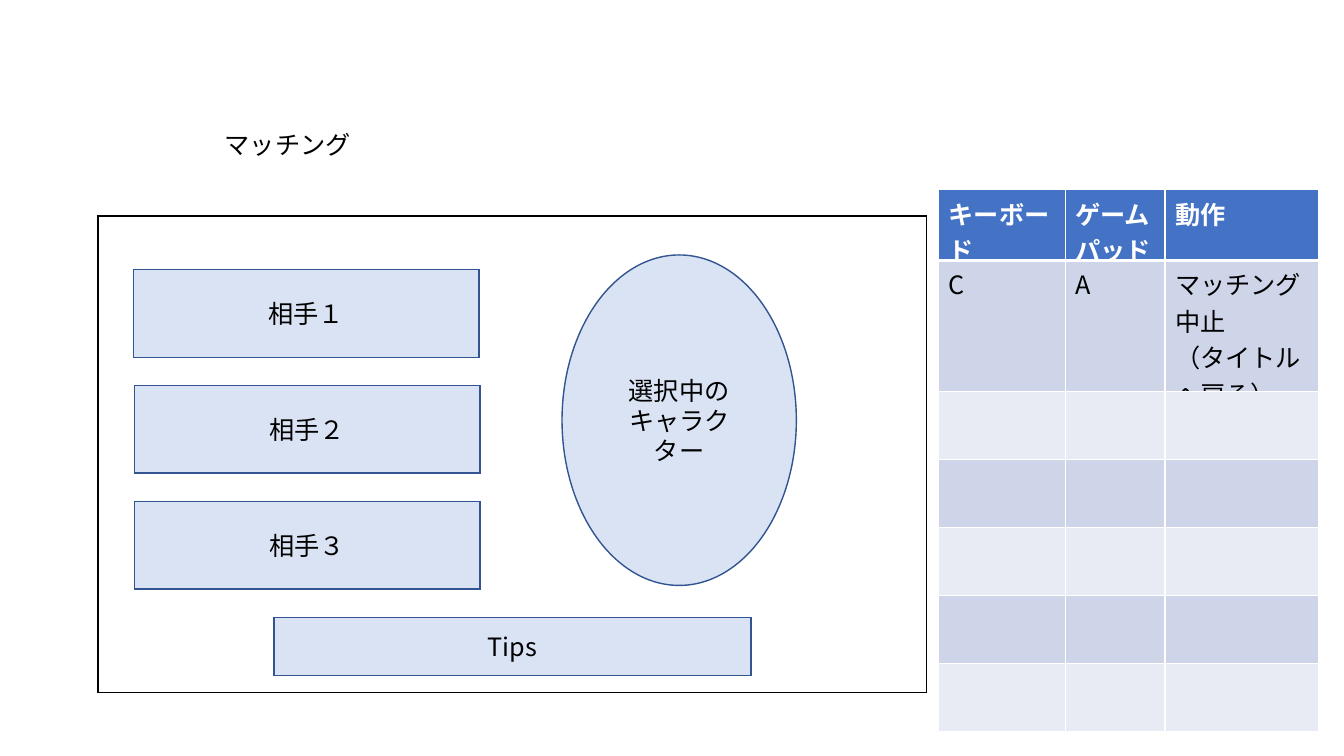
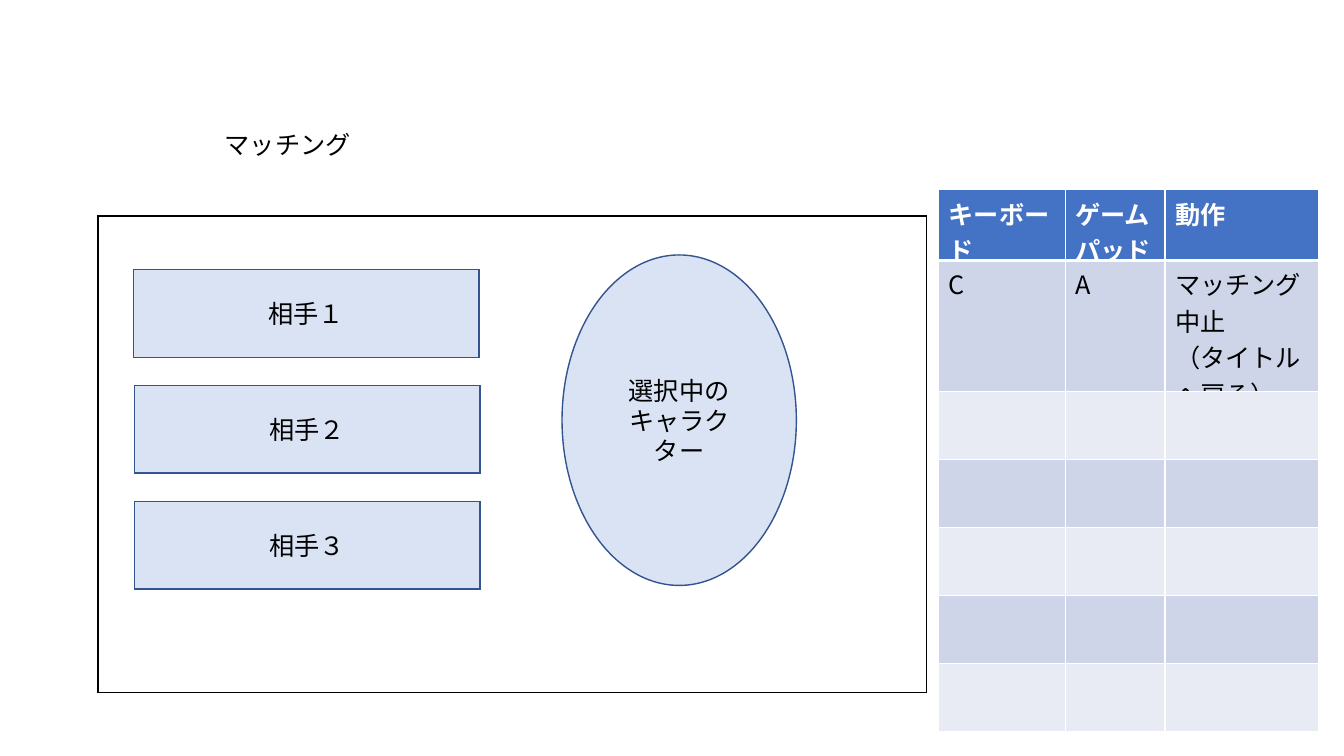
Before and after one commit to soushi1116/Employment_Local, a slide deck: slide 9 of 仕様書/シーン.pptx. Drawn at 1344x756 pixels with LibreOffice and Linux fonts; fonts in the diff are those of the drawing. Boxes give left, top, right and bottom in pixels: in the first picture for what was removed or moved away, otherwise in the second. Text is boxed around its words. In the diff, an @@ line names an element or a change of style, - is before the commit and + after.

```diff
--- a/仕様書/シーン.pptx
+++ b/仕様書/シーン.pptx
@@ rectangle removed at (274, 618, 751, 676) @@
-Tips
```
Also in this commit, not shown: 2 other slides changed.
